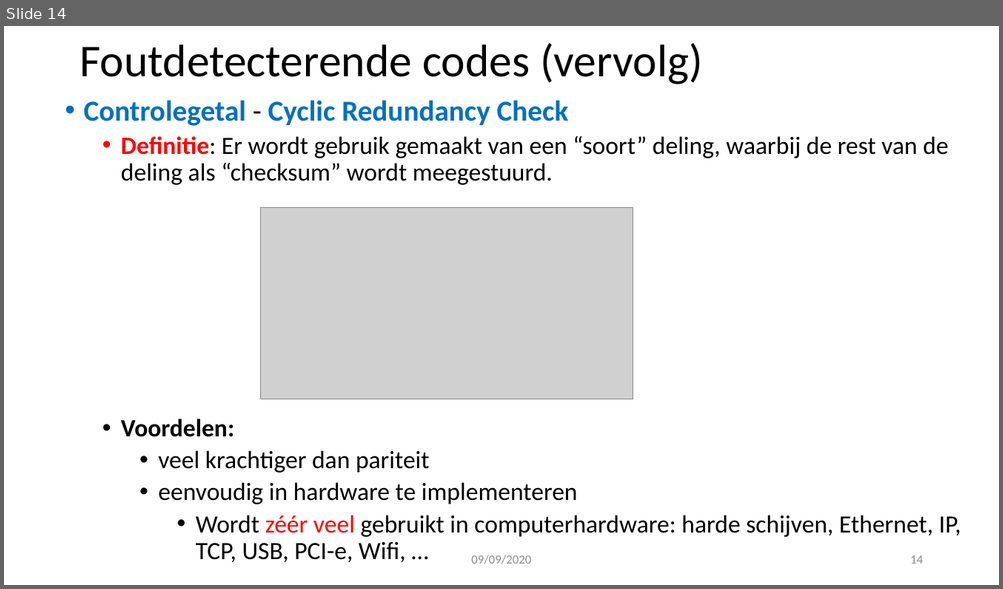
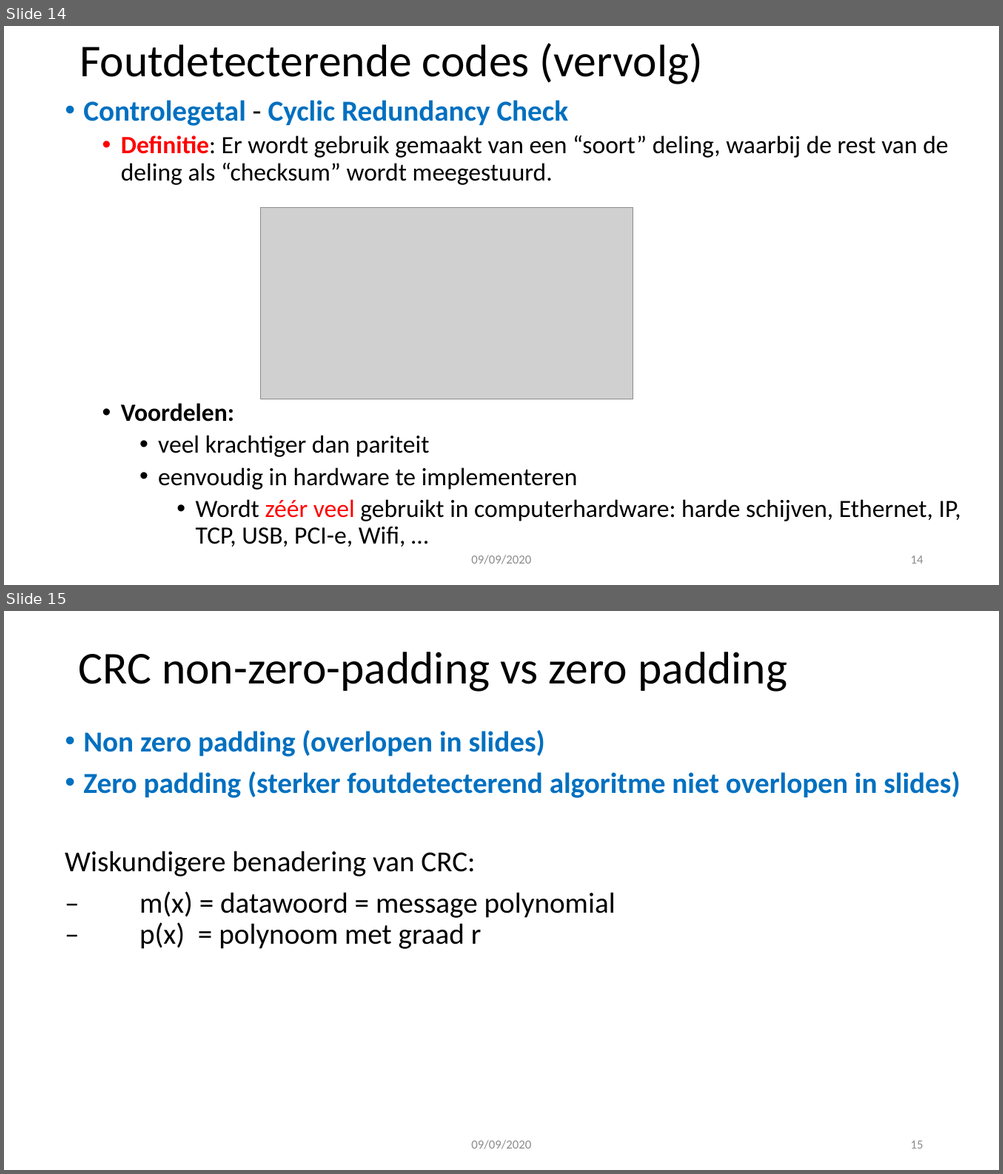
Before and after one commit to henridev/IT-fundamentals, a slide deck: chapter-8/ppt/IT_fundamentals_hoofdstuk_8__Codes.pptx. Shown one above the other, each under a label of ours: slide 14 before the commit, slides 14 and 15 after it. The pictures are 1003x589 and 1003x1174 pixels, drawn with LibreOffice and Linux fonts; fonts in the diff are those of the drawing; grey boxes stand for pictures. Boxes give left, top, right and bottom in pixels: in the first picture for what was removed or moved away, otherwise in the second. Text is boxed around its words. In the diff, an @@ line names an element or a change of style, - is before the commit and + after.

```diff
--- a/chapter-8/ppt/IT_fundamentals_hoofdstuk_8__Codes.pptx
+++ b/chapter-8/ppt/IT_fundamentals_hoofdstuk_8__Codes.pptx
@@ slide 15 added at (x1=4, y1=611, x2=999, y2=1170), background #FFFFFF @@
@@ text added at (x1=79, y1=652, x2=787, y2=692), 44 pt, text #000000 @@
+CRC non-zero-padding vs zero padding
@@ text added at (x1=65, y1=730, x2=959, y2=949), 28 pt, text #0070C0, bold @@
+• Non zero padding (overlopen in slides)
+• Zero padding (sterker foutdetecterend algoritme niet overlopen in slides)
+Wiskundigere benadering van CRC:
+– m(x) = datawoord = message polynomial
+– p(x) = polynoom met graad r
@@ text added at (x1=471, y1=1140, x2=531, y2=1150), 12 pt, text #8B8B8B @@
+09/09/2020
@@ page number added at (x1=910, y1=1141, x2=923, y2=1149), 12 pt, text #8B8B8B @@
+15
@@ slide 14 changed as well @@
@@ text "Controlegetal - Cyclic Redundancy Check" rewrapped from (x1=84, y1=100, x2=961, y2=562) to (x1=83, y1=100, x2=961, y2=547) @@
@@ text "09/09/2020" at (x1=471, y1=555, x2=531, y2=565): text colour #8C8C8C to #8B8B8B @@
```
Also in this commit, not shown: 31 other slides changed, 4 other files.
